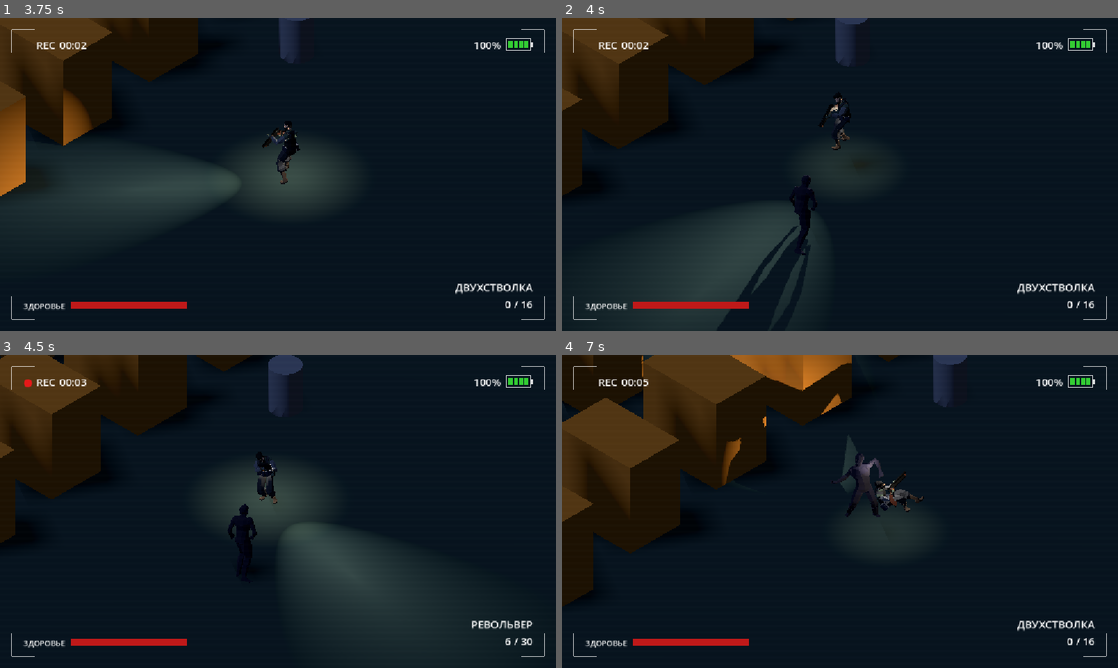
Above: before the commit, frames 1-4 (two rows, left to right).
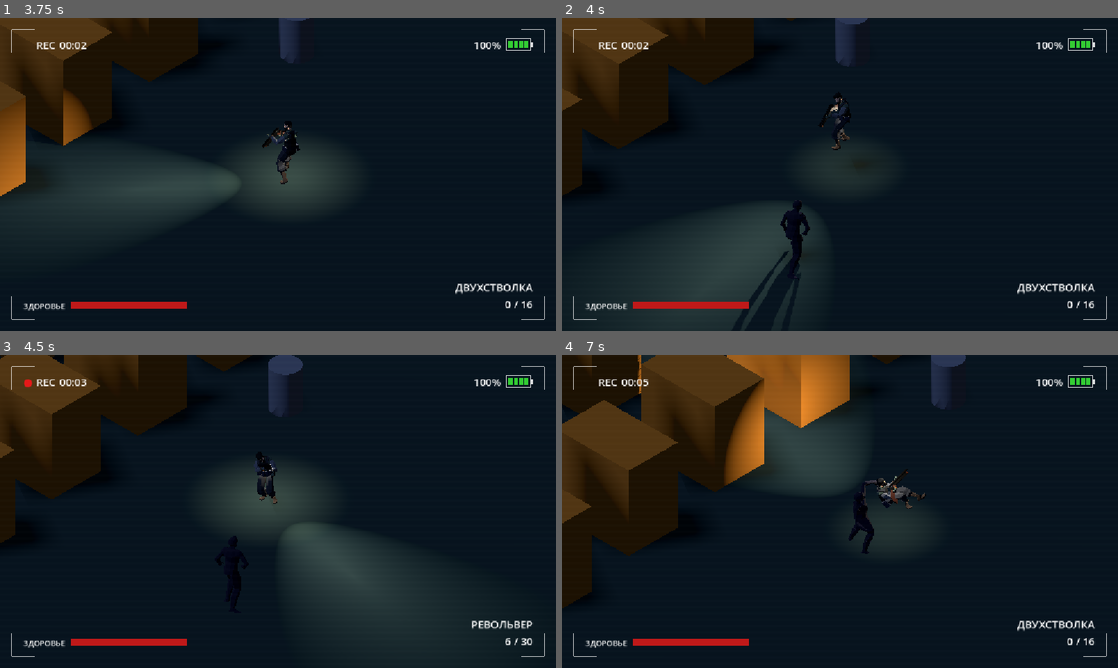
Above: after the commit, the same moments.

Repository: AnckerStudios/the-camera-game
Game: Godot game, scene res://ui/menu/menu.tscn
Two runs of this game, one before a commit and one after it. Both use one fixed random seed, a clock stepped at 60 frames per second and the inputs below.
Inputs (mouse positions are in pixels of both pictures, inside the frame that each line leads up to):
- Up to frame 1 (3.75 s): click "Играть" at 0.5 s; move the mouse to (400, 158) at 1.27 s; hold D (move_right) 1.28-2.03 s; hold Right mouse button (alt_fire) 1.28-2.03 s; tap Space (jump) at 1.52, 2.27 s; move the mouse to (166, 190) at 2.02 s; hold S (move_backward) 2.03-2.78 s; tap Shift (dash) at 2.1 s; move the mouse to (333, 105) at 2.77 s; press the mouse at (333, 105) at 2.78 s; hold D (move_right) 2.78-3.53 s; move the mouse to (250, 237) at 3.52 s; release the mouse at (250, 237) at 3.53 s; hold W (move_forward) from 3.53 s (still down); tap E (interaction) at 3.6 s
- Up to frame 2 (4 s): keep holding W (move_forward); tap Space (jump) at 3.77 s
- Up to frame 3 (4.5 s): move the mouse to (444, 558) at 4.27 s; release W (move_forward) at 4.28 s; hold A (move_left) from 4.28 s (still down); hold Q (weapon_next) from 4.28 s (still down)
- Up to frame 4 (7 s): tap Space (jump) at 4.52, 5.27, 6.77 s; move the mouse to (673, 464) at 5.02 s; release Q (weapon_next) at 5.03 s; tap Mouse wheel up (weapon_prev) at 5.1 s; move the mouse to (867, 511) at 5.77 s; release A (move_left) at 5.78 s; hold S (move_backward) 5.78-6.53 s; hold Right mouse button (alt_fire) 5.78-6.53 s; move the mouse to (756, 433) at 6.52 s; hold D (move_right) from 6.53 s (still down); tap Shift (dash) at 6.6 s

Frame 1 is identical in both runs. In frame 2, 1.3% of the frame differs, in the area x 28-46%, y 50-100%; in frame 3, 0.5%; in frame 4, 8.6%, in the area x 0-73%, y 0-81%.

Commit message:
Ускорил анимацию гуля

Diff:
--- a/gamelogic/monster/ghoul/ghoul.gd
+++ b/gamelogic/monster/ghoul/ghoul.gd
@@ -4,8 +4,8 @@
 	super()
 	dimension = Dimension.REAL
 	hp = 100.0
-	move_speed = 2.0
-	attack_damage = 50.0
+	move_speed = 1.5
+	attack_damage = 10.0
 	resistance_physical = 1.0
 	resistance_energetic = 0.3
 
--- a/gamelogic/monster/ghoul/ghoul.tscn
+++ b/gamelogic/monster/ghoul/ghoul.tscn
@@ -55,11 +55,15 @@
 transitions = ["Start", "walk", SubResource("AnimationNodeStateMachineTransition_lp1ho"), "walk", "die", SubResource("A …(342 unchanged characters)…
 graph_offset = Vector2(107, 45)
 
+[sub_resource type="AnimationNodeTimeScale" id="AnimationNodeTimeScale_814fv"]
+
 [sub_resource type="AnimationNodeBlendTree" id="AnimationNodeBlendTree_fx7ot"]
-graph_offset = Vector2(-495.18213, -17.814178)
+graph_offset = Vector2(-612.8357, 18.081993)
 nodes/StateMachine/node = SubResource("AnimationNodeStateMachine_mrxw7")
-nodes/StateMachine/position = Vector2(-100, 100)
-node_connections = [&"output", 0, &"StateMachine"]
+nodes/StateMachine/position = Vector2(-240, 60)
+nodes/TimeScale/node = SubResource("AnimationNodeTimeScale_814fv")
+nodes/TimeScale/position = Vector2(100, 0)
+node_connections = [&"output", 0, &"TimeScale", &"TimeScale", 0, &"StateMachine"]
 
 [sub_resource type="CapsuleShape3D" id="CapsuleShape3D_r6pid"]
 
@@ -81,71 +85,71 @@
 transform = Transform3D(-0.55, 0, -4.8082526e-08, 0, 0.55, 0, 4.8082526e-08, 0, -0.55, 0, 0, 0)
 
 [node name="Skeleton3D" parent="Rig" index="0" unique_id=358399274]
-bones/0/position = Vector3(0.055618346, 2.213993, 0.5214438)
-bones/0/rotation = Quaternion(0.09999273, -0.21964277, -0.0060014958, 0.97042394)
-bones/1/rotation = Quaternion(0.058142908, 0.036826547, 0.0050499476, 0.99761605)
-bones/2/rotation = Quaternion(0.01334384, 0.007059943, -0.016535351, 0.9997493)
+bones/0/position = Vector3(0.03203835, 2.3303857, 0.51677114)
+bones/0/rotation = Quaternion(0.07454761, -0.22014306, -0.020997003, 0.97238827)
+bones/1/rotation = Quaternion(0.04659195, 0.03784427, -0.010410187, 0.99814266)
+bones/2/rotation = Quaternion(-0.00082596013, 0.00575367, -0.0064404146, 0.9999624)
 bones/3/position = Vector3(0, 0.2787784, 0)
-bones/3/rotation = Quaternion(0.014525, 0.006730216, -0.016524995, 0.99973536)
-bones/4/rotation = Quaternion(0.06356554, 0.015145457, -0.03266238, 0.9973281)
-bones/5/rotation = Quaternion(-0.13901386, 0.017356444, 0.050538123, 0.9888478)
-bones/7/rotation = Quaternion(-0.59259146, -0.41716477, 0.502026, -0.47199452)
+bones/3/rotation = Quaternion(0.00034815303, 0.0056983232, -0.0064296396, 0.99996305)
+bones/4/rotation = Quaternion(0.06769743, 0.025769547, -0.05396049, 0.9959123)
+bones/5/rotation = Quaternion(-0.08156692, 0.03335941, 0.06705562, 0.9938499)
+bones/7/rotation = Quaternion(-0.56970704, -0.4324738, 0.5332478, -0.4517157)
 bones/8/position = Vector3(-5.551115e-17, 0.30951267, -4.440892e-16)
-bones/8/rotation = Quaternion(0.30316722, 0.09743675, -0.104398906, 0.9421765)
+bones/8/rotation = Quaternion(0.4103418, 0.0683032, -0.13581574, 0.899171)
 bones/9/position = Vector3(0, 0.6466077, -4.440892e-16)
-bones/9/rotation = Quaternion(-0.013993371, -0.0031532943, 0.512226, 0.8587309)
+bones/9/rotation = Quaternion(-0.015135592, -0.0030564577, 0.55403024, 0.8323535)
 bones/10/position = Vector3(-8.326673e-17, 0.6337525, 4.440892e-16)
-bones/10/rotation = Quaternion(0.06860027, 0.050012972, 0.14563349, 0.9856894)
-bones/11/rotation = Quaternion(0.16553347, -0.08660737, -0.11949584, 0.97509927)
+bones/10/rotation = Quaternion(0.06977423, 0.06418023, 0.1205419, 0.9881711)
+bones/11/rotation = Quaternion(0.1692778, -0.08551942, -0.119495355, 0.9745524)
 bones/12/position = Vector3(-0.012208347, 0.056074236, -2.220446e-16)
 bones/12/rotation = Quaternion(0.0052703624, -0.0029133274, 0.15129681, 0.9884701)
 bones/13/position = Vector3(0.009390591, 0.064655446, -1.110223e-16)
-bones/13/rotation = Quaternion(-0.0278117, -0.0058989055, -0.03564895, 0.99895996)
-bones/15/rotation = Quaternion(0.02449707, -0.0076145437, -0.021086376, 0.9994485)
+bones/13/rotation = Quaternion(-0.028424978, -0.005568204, -0.02985587, 0.9991345)
+bones/15/rotation = Quaternion(0.027435362, -0.008891777, -0.02404417, 0.9992949)
 bones/16/position = Vector3(4.8438207e-05, 0.054612566, 4.440892e-16)
-bones/16/rotation = Quaternion(0.10454584, 7.115747e-05, -0.016190745, 0.9943883)
-bones/17/rotation = Quaternion(0.06479289, 1.2750976e-06, -0.00450153, 0.99788857)
-bones/19/rotation = Quaternion(0.04564798, -0.007921238, -0.020399738, 0.99871784)
+bones/16/rotation = Quaternion(0.09623611, 5.7830017e-05, -0.015100313, 0.995244)
+bones/17/rotation = Quaternion(0.063574344, 1.344481e-06, -0.0043409895, 0.9979677)
+bones/19/rotation = Quaternion(0.047807653, -0.008263281, -0.026786977, 0.9984631)
 bones/20/position = Vector3(0.0008744252, 0.051565003, 0)
-bones/20/rotation = Quaternion(0.12754473, -0.0004735167, -0.023753764, 0.9915483)
+bones/20/rotation = Quaternion(0.12461876, -0.00044805097, -0.02340117, 0.99192864)
 bones/21/position = Vector3(2.1403446e-05, 0.06682323, 2.220446e-16)
-bones/21/rotation = Quaternion(0.08745679, -0.0006629606, -0.020324353, 0.9959608)
-bones/23/rotation = Quaternion(0.5174502, -0.44479257, 0.50902194, 0.5246918)
+bones/21/rotation = Quaternion(0.09054974, -0.00063370826, -0.020700373, 0.9956766)
+bones/23/rotation = Quaternion(0.537551, -0.42331895, 0.4982605, 0.532519)
 bones/24/position = Vector3(-2.7755576e-17, 0.30951267, 4.440892e-16)
-bones/24/rotation = Quaternion(0.26444831, -0.36539558, -0.1231552, 0.8839604)
+bones/24/rotation = Quaternion(0.38275903, -0.36910728, -0.083974905, 0.84273577)
 bones/25/position = Vector3(0, 0.64658254, -8.881784e-16)
-bones/25/rotation = Quaternion(-0.0036205994, 0.0024908094, -0.72186255, 0.69202244)
+bones/25/rotation = Quaternion(-0.0034695864, 0.0025990084, -0.6917469, 0.722127)
 bones/26/position = Vector3(1.110223e-16, 0.634895, 0)
-bones/26/rotation = Quaternion(0.1687558, -0.044348735, -0.14481723, 0.9739521)
-bones/27/rotation = Quaternion(0.19750482, 0.013686359, 0.115702756, 0.9733538)
+bones/26/rotation = Quaternion(0.1283795, -0.044566426, -0.13522238, 0.98145175)
+bones/27/rotation = Quaternion(0.1966023, 0.013091811, 0.122802846, 0.9726745)
 bones/28/position = Vector3(0.012173684, 0.053284734, 0)
 bones/28/rotation = Quaternion(0.14954753, -0.074356645, -0.032670155, 0.9854133)
 bones/29/position = Vector3(-0.0065798997, 0.0651771, 1.110223e-16)
-bones/29/rotation = Quaternion(-0.17397082, 0.105071165, 0.283823, 0.9370906)
-bones/31/rotation = Quaternion(0.48647588, 0.048567798, 0.13913934, 0.8611751)
+bones/29/rotation = Quaternion(-0.17378397, 0.10522553, 0.28331122, 0.9372628)
+bones/31/rotation = Quaternion(0.46748492, 0.0452478, 0.13951503, 0.87174886)
 bones/32/position = Vector3(-0.0006685181, 0.06155174, -4.440892e-16)
 bones/32/rotation = Quaternion(0.6736743, 0.0010014788, 0.089013614, 0.73364735)
 bones/33/position = Vector3(0.0004938516, 0.06486347, 0)
-bones/33/rotation = Quaternion(0.6233071, -0.003411789, 0.07437046, 0.77842516)
-bones/35/rotation = Quaternion(0.49921384, 0.058310017, 0.12398462, 0.8555778)
+bones/33/rotation = Quaternion(0.62463367, -0.0034191504, 0.07453459, 0.77734536)
+bones/35/rotation = Quaternion(0.47773147, 0.052522324, 0.12824073, 0.867507)
 bones/36/position = Vector3(-0.0024672495, 0.060606558, 4.440892e-16)
-bones/36/rotation = Quaternion(0.6548446, 0.002018618, 0.10629045, 0.7482492)
+bones/36/rotation = Quaternion(0.65514106, 0.0020199998, 0.106316544, 0.74798584)
 bones/37/position = Vector3(0.0020414777, 0.062455636, -2.220446e-16)
-bones/37/rotation = Quaternion(0.6178357, -0.015112059, 0.0639481, 0.7835569)
-bones/39/rotation = Quaternion(0.04006505, 0.48183334, 0.8735237, -0.05646168)
+bones/37/rotation = Quaternion(0.6195563, -0.014594749, 0.06457475, 0.78215545)
+bones/39/rotation = Quaternion(0.089874044, 0.29216135, 0.95197487, -0.017558716)
 bones/40/position = Vector3(1.110223e-16, 1.0483013, 2.7755576e-17)
-bones/40/rotation = Quaternion(-0.45957527, -0.060898274, 0.060766753, 0.88396233)
+bones/40/rotation = Quaternion(-0.56146795, -0.047812447, 0.020945614, 0.8258505)
 bones/41/position = Vector3(1.110223e-16, 1.074899, 0)
-bones/41/rotation = Quaternion(0.41991717, -0.11787252, 0.13198352, 0.8901438)
+bones/41/rotation = Quaternion(0.4290562, -0.06383264, 0.07741434, 0.8976877)
 bones/42/position = Vector3(0, 0.41676927, -1.3877788e-17)
-bones/42/rotation = Quaternion(0.34371117, -0.1922408, 0.062322646, 0.9170726)
-bones/44/rotation = Quaternion(-0.14722708, 0.104452066, 0.98155075, 0.06302456)
+bones/42/rotation = Quaternion(0.45066866, -0.195066, 0.0697691, 0.86831987)
+bones/44/rotation = Quaternion(-0.14246643, 0.1218248, 0.9822722, -0.0018229934)
 bones/45/position = Vector3(-2.220446e-16, 1.0483075, -5.551115e-17)
-bones/45/rotation = Quaternion(-0.31688893, 0.041687887, -0.13664974, 0.93764096)
+bones/45/rotation = Quaternion(-0.29821476, 0.037680585, -0.15202843, 0.94156015)
 bones/46/position = Vector3(1.2212453e-15, 1.0749338, 0)
-bones/46/rotation = Quaternion(0.519341, 0.28174657, -0.06629946, 0.8040575)
+bones/46/rotation = Quaternion(0.46537614, 0.24514869, -0.1968263, 0.8273975)
 bones/47/position = Vector3(0, 0.41863415, -1.474515e-17)
-bones/47/rotation = Quaternion(0.38086435, 0.21209596, -0.06474938, 0.8976443)
+bones/47/rotation = Quaternion(0.34345707, 0.20379575, -0.06527411, 0.9144637)
 
 [node name="AnimationPlayer" parent="Rig" index="1" unique_id=2063876596]
 libraries/anim = SubResource("AnimationLibrary_ehfps")
@@ -154,6 +158,7 @@
 [node name="AnimationTree" type="AnimationTree" parent="Rig" unique_id=1031654964]
 tree_root = SubResource("AnimationNodeBlendTree_fx7ot")
 anim_player = NodePath("../AnimationPlayer")
+parameters/TimeScale/scale = 1.3999999999999986
 
 [node name="NavigationAgent3D" type="NavigationAgent3D" parent="." unique_id=2027993099]
 avoidance_enabled = true
Not shown: 1 places in gamelogic/monster/ghoul/ghoul.tscn that only renumber resources
